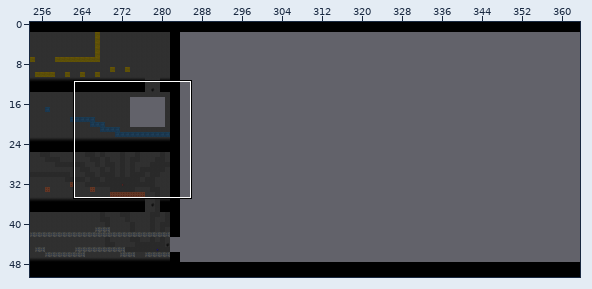
An edit to a level. Tiled map, android/assets/map.tmx. Above, an overview of the earlier version with the close-up marked.
Close-up. Before:
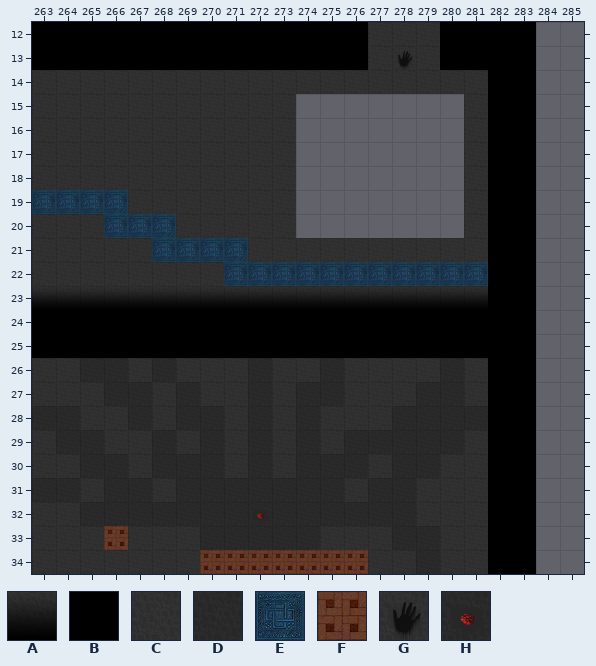
Cells are 90x90 px. Shown: x 263..285, y 12..34. The commit also changed other parts of the map, which this record leaves out.
Key: from "tileSet": A 1, B 5, C 6, D 7, E 12, F 13, G 15, H 17.
_ is an empty cell.
Layer "l1" before, first column x 263:
12 BBBBBBBBBBBBBBCCCBBBB__
13 BBBBBBBBBBBBBBCGCBBBB__
14 CCCCCCCCCCCCCCCCCCCBB__
15 CCCCCCCCCCC_______CBB__
16 CCCCCCCCCCC_______CBB__
17 CCCCCCCCCCC_______CBB__
18 CCCCCCCCCCC_______CBB__
19 EEEECCCCCCC_______CBB__
20 CCCEEECCCCC_______CBB__
21 CCCCCEEEECCCCCCCCCCBB__
22 CCCCCCCCEEEEEEEEEEEBB__
23 AAAAAAAAAAAAAAAAAAABB__
24 BBBBBBBBBBBBBBBBBBBBB__
25 BBBBBBBBBBBBBBBBBBBBB__
26 CCDDCDCCCDCCDCCCCDCBB__
27 CCCDDCDCCDCDDCCCDDCBB__
28 DDCCDCDDCDCDCCCDDDDBB__
29 CDDCCDCDCDCDCDDDDDCBB__
30 CCDDCDDDCDCDDDCDDCCBB__
31 DDCDDCDDDDDDDCDDCCCBB__
32 CCDDDDDDDHDDDDDDCCCBB__
33 CCCFCCCDDDDDCCCDDCCBB__
34 CCCCCCCFFFFFFFCCDCCBB__
Now the later version:
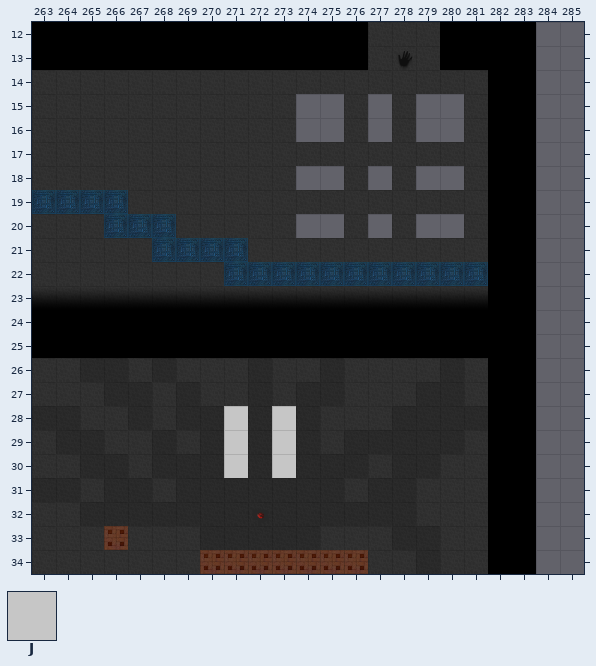
Further tiles: from "tileSet": J 0.
Difference:
Layer "l1":
y 15..16: x 276 _ -> C; x 278 _ -> C
y 17: x 274..280 _______ -> CCCCCCC
y 18: x 276 _ -> C; x 278 _ -> C
y 19: x 274..280 _______ -> CCCCCCC
y 20: x 276 _ -> C; x 278 _ -> C
y 28..30: x 271 C -> J; x 273 C -> J
